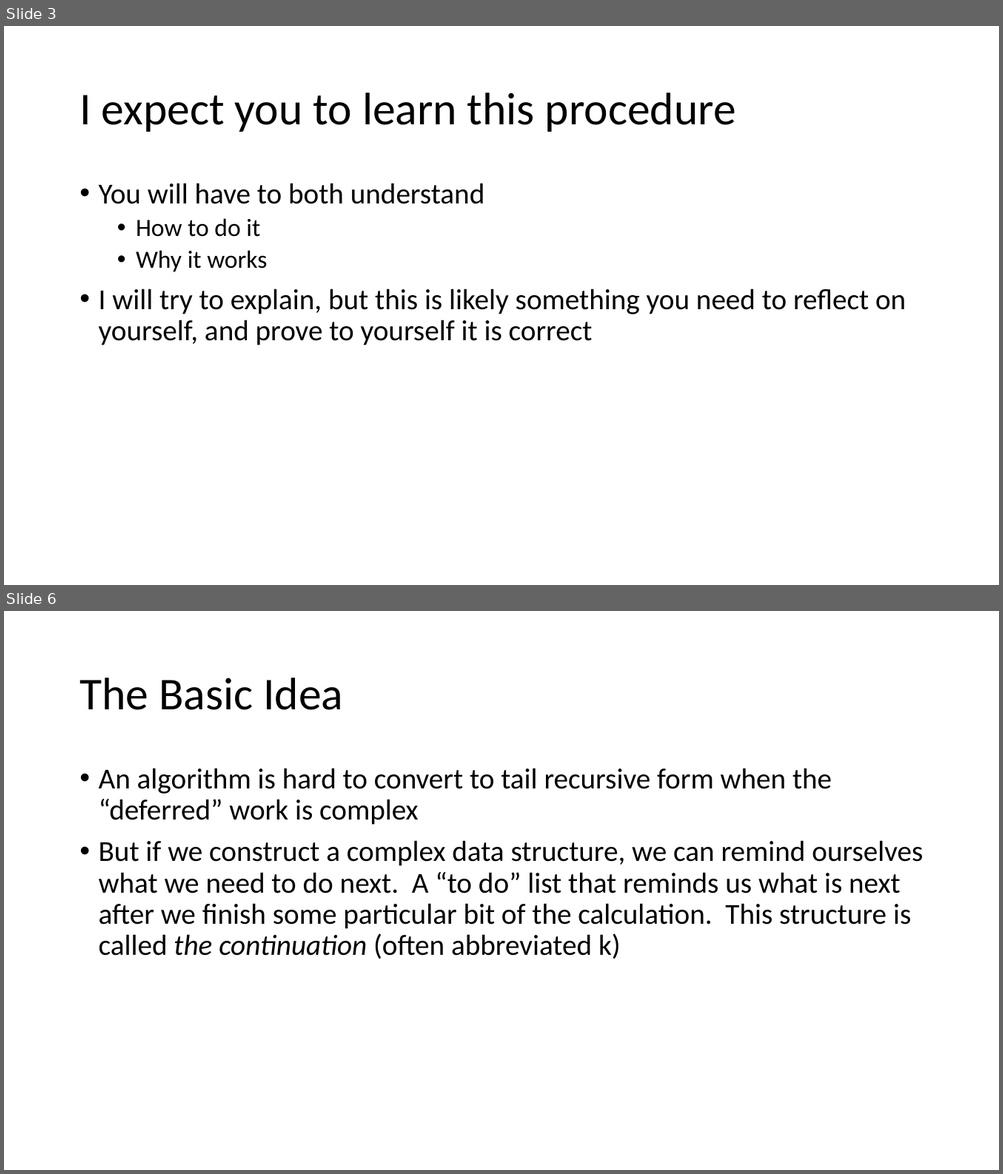
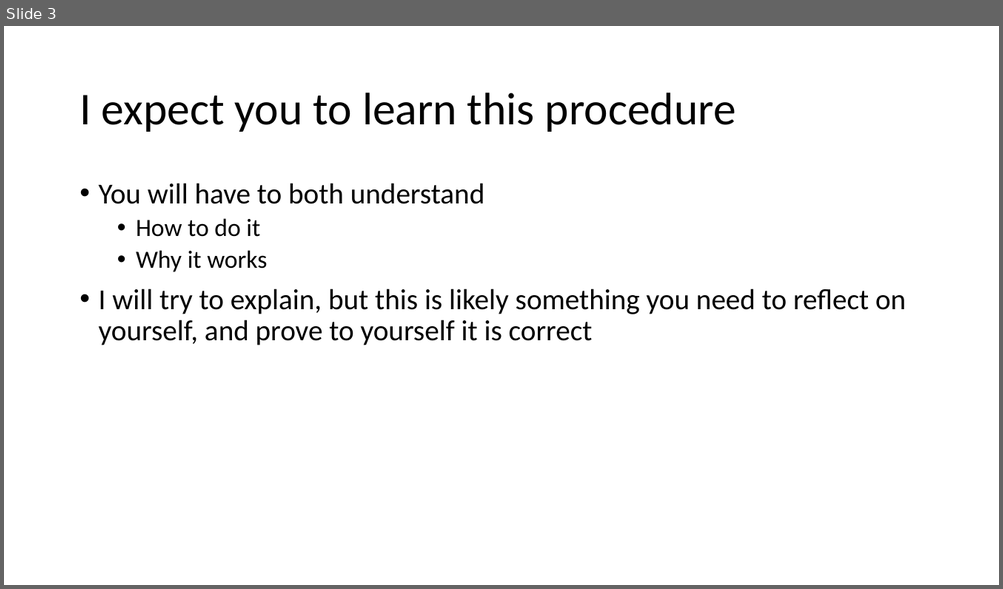
Before and after one commit to RHIT-CSSE/csse304, a slide deck: ClassMaterials/CPS/CPS intro.pptx. Shown one above the other, each under a label of ours: slides 3 and 6 before the commit, slide 3 after it; the slides between them are not shown. The pictures are 1003x1174 and 1003x589 pixels, drawn with LibreOffice and Linux fonts; fonts in the diff are those of the drawing. Boxes give left, top, right and bottom in pixels: in the first picture for what was removed or moved away, otherwise in the second. Text is boxed around its words. In the diff, an @@ line names an element or a change of style, - is before the commit and + after.

```diff
--- a/ClassMaterials/CPS/CPS intro.pptx
+++ b/ClassMaterials/CPS/CPS intro.pptx
@@ slide 6 removed at (x1=4, y1=611, x2=999, y2=1170), background #FFFFFF @@
@@ title removed at (x1=79, y1=678, x2=343, y2=710) @@
-The Basic Idea
@@ text removed at (x1=99, y1=768, x2=922, y2=960) @@
-• An algorithm is hard to convert to tail recursive form when the “deferred” work is complex
-• But if we construct a complex data structure, we can remind ourselves what we need to do next. A “to do” list that reminds us what is next after we finish some particular bit of the calculation. This structure is called the continuation (often abbreviated k)
```
Also in this commit, not shown: 2 slides changed, 3 slides added, 3 other slides removed, 4 other files.
